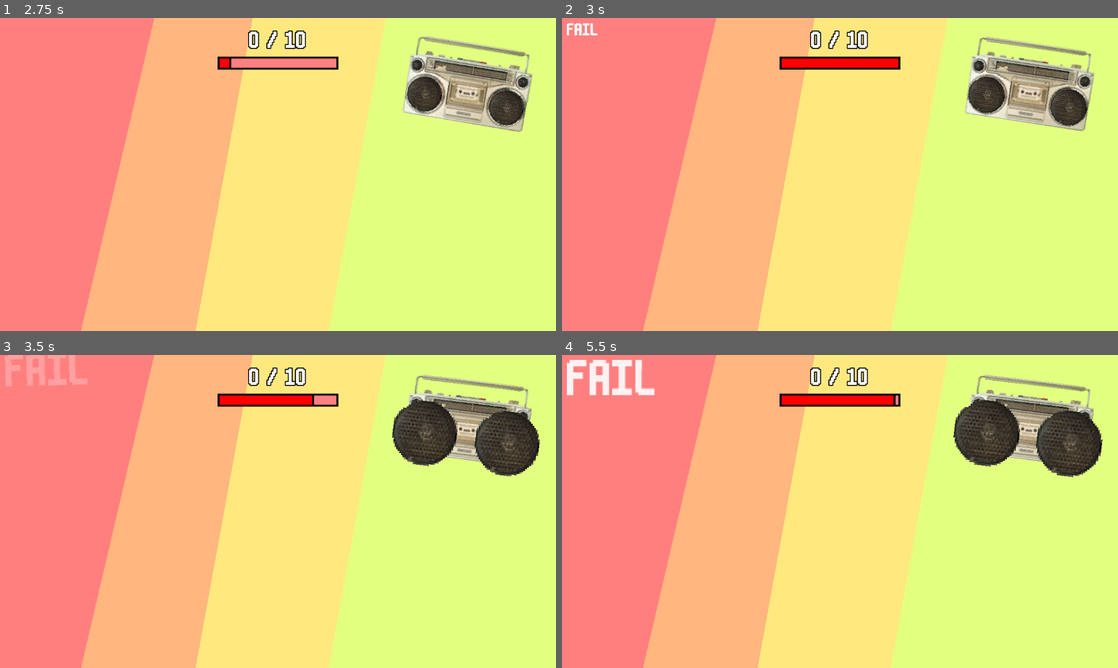
Above: before the commit, frames 1-4 (two rows, left to right).
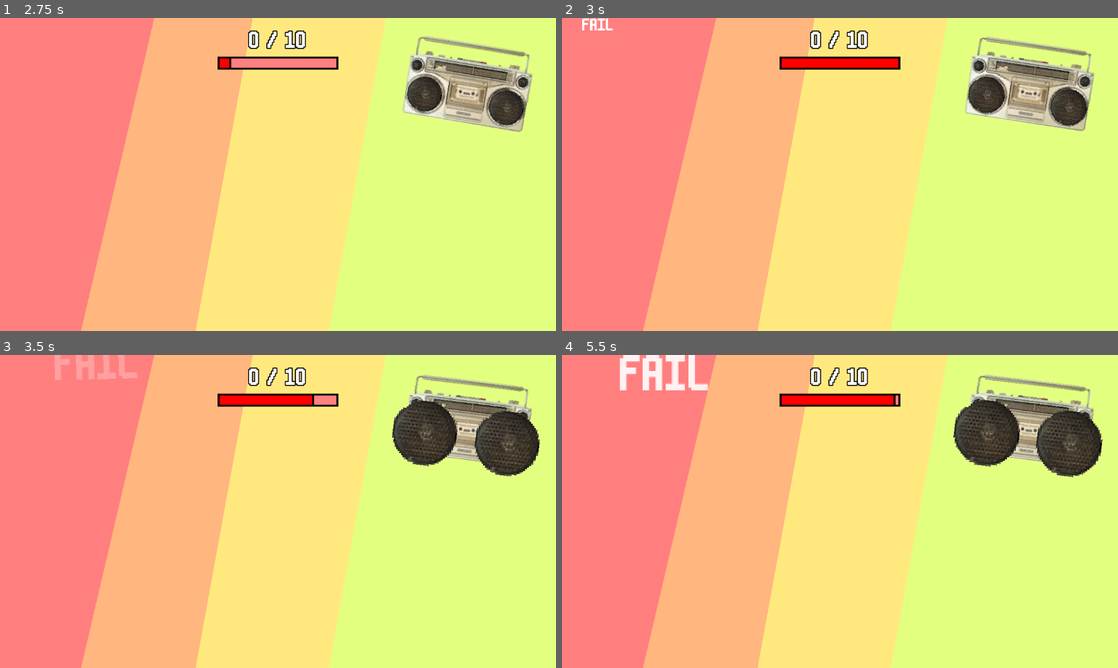
Above: after the commit, the same moments.

Repository: LiranDat/Spitandspell
Game: Godot game, scene res://scenes/main/main.tscn
The game is run twice, just before and just after one commit, with the same random seed, the same clock (stepped at 60 frames per second) and the same inputs.
Inputs (mouse positions are in pixels of both pictures, inside the frame that each line leads up to):
- Up to frame 1 (2.75 s): click "START?" at 0.5 s; move the mouse to (278, 174) at 1.27 s; click (278, 174) at 1.42 s; move the mouse to (166, 190) at 2.02 s; click (166, 190) at 2.17 s
- Up to frame 2 (3 s): move the mouse to (895, 105) at 2.77 s; click (895, 105) at 2.92 s
- Up to frame 3 (3.5 s): no input
- Up to frame 4 (5.5 s): move the mouse to (845, 495) at 3.52 s; click (845, 495) at 3.67 s; move the mouse to (1006, 558) at 4.27 s; click (1006, 558) at 4.42 s; move the mouse to (673, 464) at 5.02 s; click (673, 464) at 5.17 s

Frame 1 is identical in both runs. In frame 2, 0.2% of the frame differs, in the area x 0-10%, y 0-6%; in frame 3, 1.0%; in frame 4, 1.8%, in the area x 0-27%, y 0-13%.
Error in both runs: Invalid access of index '0' on a base object of type: 'PackedStringArray'. (res://scenes/lyrics/lyrics.gd:24)

Commit message:
kleine änderungen

Diff:
--- a/scenes/lyrics/lyrics.gd
+++ b/scenes/lyrics/lyrics.gd
@@ -53,6 +53,8 @@
 		var instance1 = new_score.instantiate()
 		instance1.text = "+" + str(current_sum)
 		add_child(instance1)
+		instance1.position.y = 20
+		instance1.position.x = 200
 
 		total_sum += current_sum
 
--- a/scenes/new_score/new_score.gd
+++ b/scenes/new_score/new_score.gd
@@ -7,9 +7,6 @@
 func _ready() -> void:
 	randomize()
 	random = randf()
-
-	self.position.x = 10
-	self.position.y = 10
 
 	var tween = get_tree().create_tween()
 	tween.set_ease(Tween.EASE_OUT)
--- a/scenes/new_score/new_score.tscn
+++ b/scenes/new_score/new_score.tscn
@@ -7,8 +7,11 @@
 anchors_preset = 15
 anchor_right = 1.0
 anchor_bottom = 1.0
+offset_right = -952.0
+offset_bottom = -548.0
 grow_horizontal = 2
 grow_vertical = 2
 theme_override_fonts/normal_font = ExtResource("1_1rveo")
 theme_override_font_sizes/normal_font_size = 50
+horizontal_alignment = 1
 script = ExtResource("1_13l2v")
